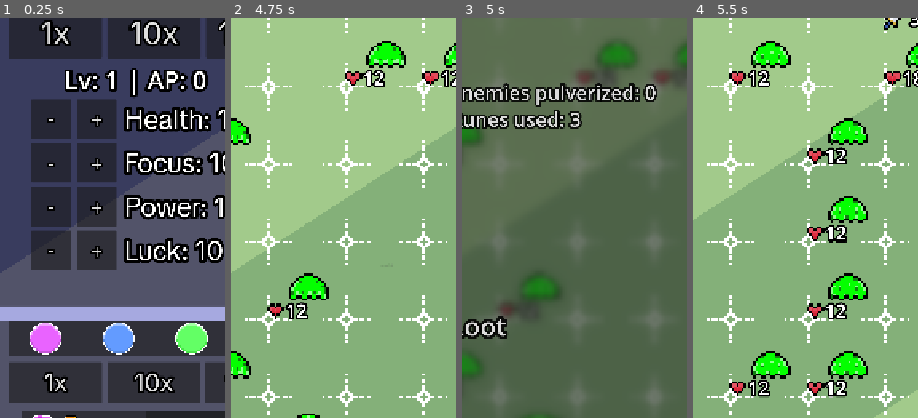
Above: before the commit, frames 1-4 (left to right).
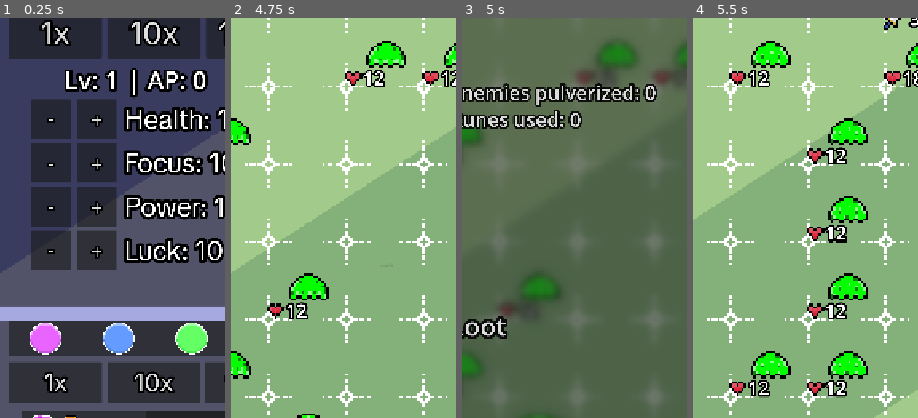
Above: after the commit, the same moments.

Repository: Nano95/project_RUNES
Game: Godot game, scene res://Scenes/Main.tscn
Same seed, same stepped clock (60 frames per second), same inputs: the game is played once before the commit and once after it.
Inputs (mouse positions are % of the whole screen's width and height, from its top left):
- Up to frame 1 (0.25 s): no input
- Up to frame 2 (4.75 s): click (58, 59) at 0.5 s; click "Fight!" at 1.25 s; click "Let's go!" at 2 s; click "<-" at 2.75 s; click (16, 23) at 3.5 s; click (33, 23) at 4.27 s
- Up to frame 3 (5 s): no input
- Up to frame 4 (5.5 s): click (85, 89) at 5 s
The pictures show only the part of the screen within x 16-66%, y 19-69%; the shares and areas given below are measured in that part.

Frames 1-2 are identical in both runs. In frame 3, 0.1% of the frame differs, in the area x 47-54%, y 23-28%; in frame 4, nothing differs.

Commit message:
small enhancement to poison setup

Diff:
--- a/Scripts/GameController.gd
+++ b/Scripts/GameController.gd
@@ -83,7 +83,7 @@
 	if (escape_in_progress):
 		return
 	escape_in_progress = true
-	advance_turn()
+	advance_turn(true)
 	escape_timer_counter += 1
 	game_ui.disable_back_button(true)
 	escape_timer.stop()
@@ -91,7 +91,7 @@
 	escape_timer.call_deferred("start")
 
 func escape_timer_timeout() -> void:
-	advance_turn()
+	advance_turn(true)
 	escape_timer_counter += 1
 	if (escape_timer_counter >= 3):
 		escape_timer.stop()
@@ -239,18 +239,27 @@
 	if (dmg > 0):
 		take_damage(dmg)
 
-func advance_turn():
+func advance_turn(is_escaping=false):
 	if !game_is_active: return
-	prune_dead_monsters()
-	runes_used += 1
-		# Data
-	main.game_data.runes_used += 1
+	# Advancing turns should be happening when a rune is used
+	if (!is_escaping):
+		runes_used += 1
+		main.game_data.runes_used += 1
 	# 1. Decrement group timer
 	group_turns_left -= 1
-	# 2. Decrement elite timers FIRST
+
+	# 2A. Decrement elite timers FIRST
 	for monster in monsters:
 		if monster.is_elite_or_boss():
 			monster.individual_turns_left -= 1
+	# 2B.
+	print("=======")
+	for monster in monsters:
+		monster.process_status_effect()
+	# Remove monsters killed by poison BEFORE attacks
+	prune_dead_monsters()
+	if check_if_all_monsters_dead(true):
+		return
 
 	# 3. Now calculate the next attack using UPDATED timers
 	var next_attack = calculate_next_incoming_attack()
@@ -272,20 +281,12 @@
 
 	# 5. Apply elite attacks that fire this turn
 	for monster in monsters:
-		# 5A. Status effects tick here
-		monster.process_status_effect()
-		# If poison killed the monster, skip its attack
-		if (monster.current_hp <= 0): continue
 		if monster.is_elite_or_boss():
 			if monster.individual_turns_left <= 0:
 				take_damage(monster.current_power)
 				monster.individual_turns_left = monster.base.attack_speed
 
 		monster.update_individual_atk_label()
-	# Check victory after poison ticks from process_status_effect
-	prune_dead_monsters()
-	if check_if_all_monsters_dead(true):
-		return
 
 	# 6. Recalculate preview AFTER attacks resolve (optional but clean)
 	next_attack = calculate_next_incoming_attack()
@@ -326,7 +327,6 @@
 		"damage": total_damage,
 		"source": "elite"
 	}
-
 
 # This is purely for UI
 func calculate_next_incoming_attack() -> Dictionary:
@@ -472,7 +472,7 @@
 	if (is_instance_valid(monster)):
 		var mult:float = get_element_multiplier(selected_rune.rune_type, monster)
 		# Earth runes deal slightly less direct damage
-		if selected_rune.rune_type == "earth":
+		if (selected_rune.rune_type == "earth"):
 			mult *= 0.75
 
 		var dmg:int = int(current_power * mult)
@@ -486,6 +486,7 @@
 					crit_hit = true
 
 			"earth": # Earth magic has the DoT ability
+				print("Applying poison at time: ", Time.get_ticks_msec())
 				var poison_dmg = int(current_power * 0.15)
 				monster.apply_poison(poison_dmg, 4)
 		monster.take_damage(dmg, selected_rune.rune_type, crit_hit)
--- a/Scripts/Resources/MonsterInstance.gd
+++ b/Scripts/Resources/MonsterInstance.gd
@@ -55,6 +55,7 @@
 
 func take_damage(dmg:int=1, dmg_color_type:String="arcane", crit_hit:bool=false) -> bool:
 	spawn_damage_label(dmg, dmg_color_type, crit_hit)
+	print("dmg ", dmg)
 	current_hp -= dmg
 	hp_label.text = str(current_hp)
 	animate_hit()
@@ -91,8 +92,11 @@
 	#add_status_icon(POISON) # optional # it should be a Vcontainer
 
 func process_status_effect() -> void:
+	print("Check: ", status_effects.has(POISON))
 	if (status_effects.has(POISON)):
+		print("- ", status_effects[POISON])
 		if (status_effects[POISON]["turns_remaining"] > 0):
+			print("Damage")
 			take_damage(status_effects[POISON]["damage_per_tick"], POISON)
 			status_effects[POISON]["turns_remaining"] -= 1
 			if (status_effects[POISON]["turns_remaining"] <= 0):
